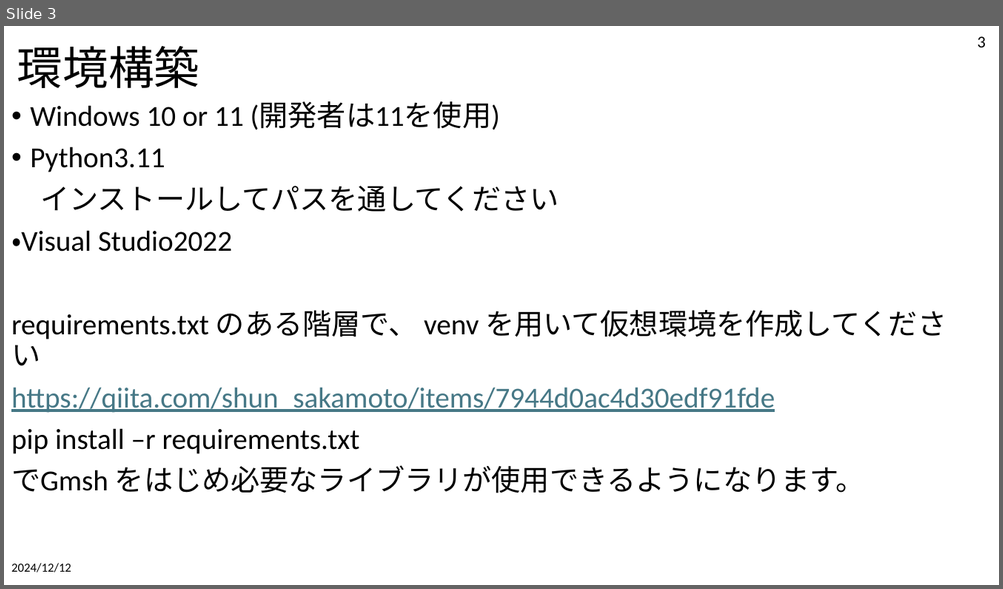
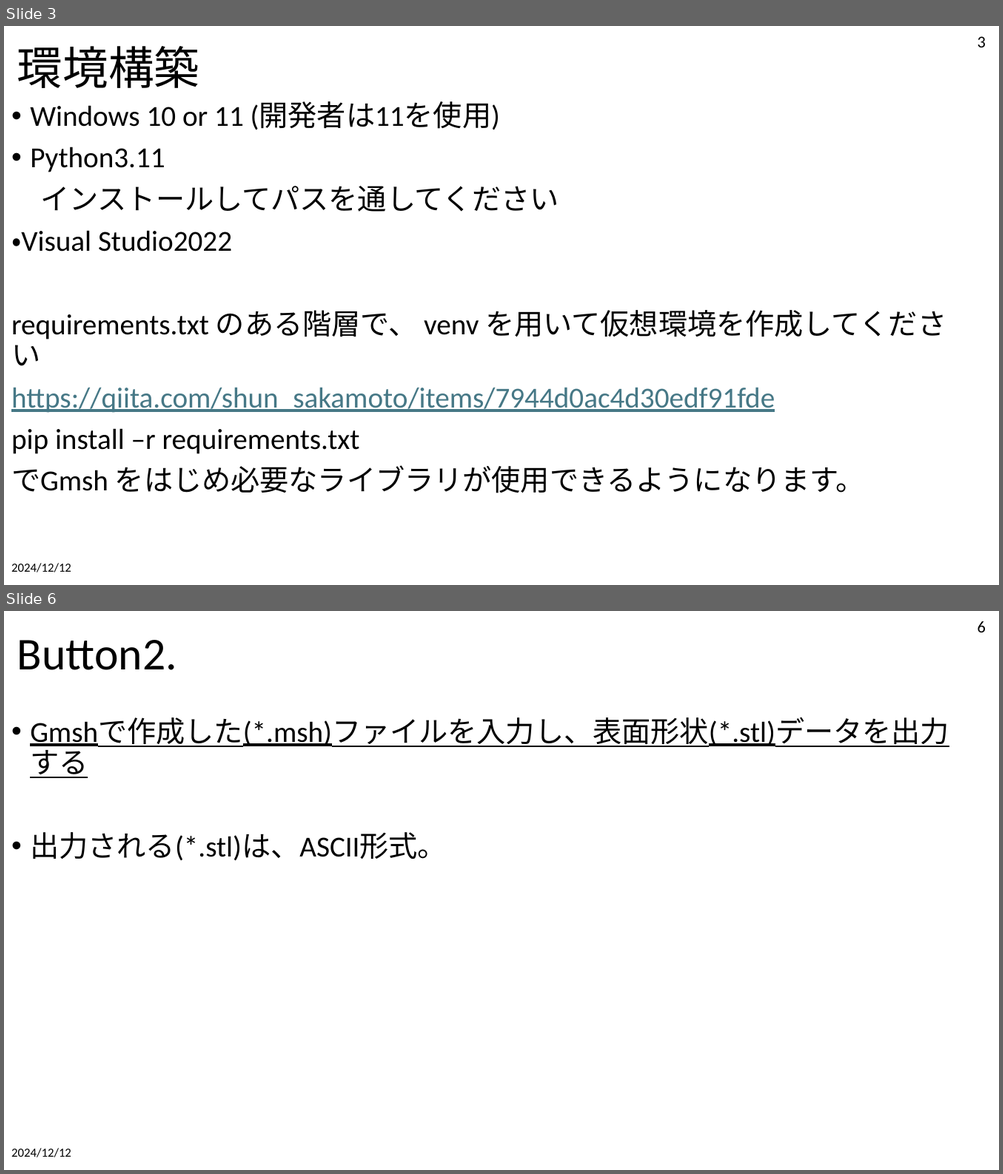
Before and after one commit to tailup7/VMD, a slide deck: SetupAndUsage.pptx. Shown one above the other, each under a label of ours: slide 3 before the commit, slides 3 and 6 after it; the slides between them are not shown. The pictures are 1003x589 and 1003x1174 pixels, drawn with LibreOffice and Linux fonts; fonts in the diff are those of the drawing. Boxes give left, top, right and bottom in pixels: in the first picture for what was removed or moved away, otherwise in the second. Text is boxed around its words. In the diff, an @@ line names an element or a change of style, - is before the commit and + after.

```diff
--- a/SetupAndUsage.pptx
+++ b/SetupAndUsage.pptx
@@ slide 6 added at [4, 611, 999, 1170], background #FFFFFF @@
@@ page number added at [977, 621, 985, 632], 16 pt, text #000000 @@
+6
@@ title added at [17, 640, 177, 670], 44 pt, text #000000 @@
+Button2.
@@ text added at [30, 718, 949, 861], 28 pt, text #000000, underline @@
+• Gmshで作成した(*.msh)ファイルを入力し、表面形状(*.stl)データを出力する
+• 出力される(*.stl)は、ASCII形式。
@@ text added at [11, 1148, 71, 1158], 12 pt, text #000000 @@
+2024/12/12
```
Also in this commit, not shown: 4 slides changed, 4 other slides added, 14 other files.
